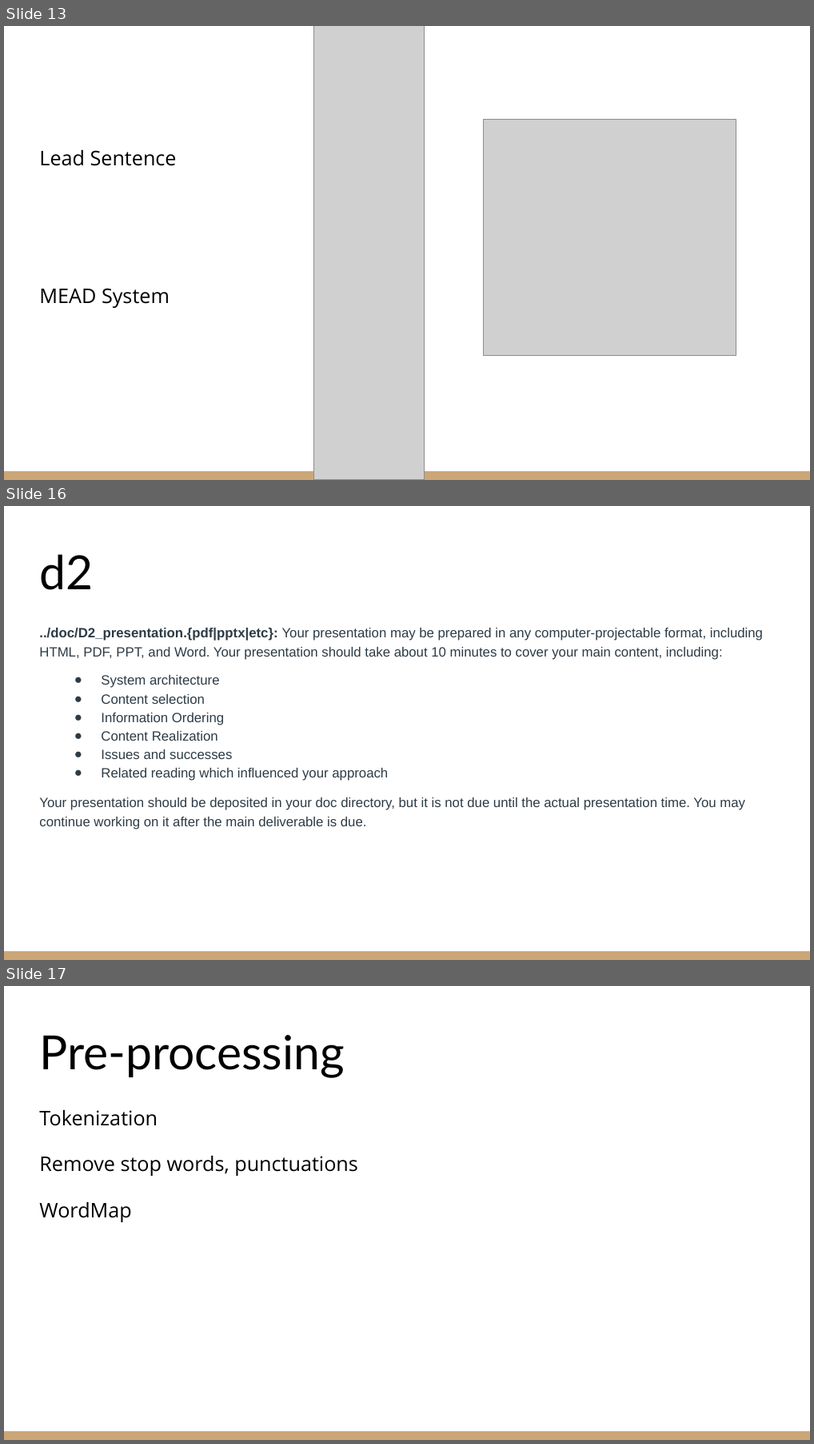
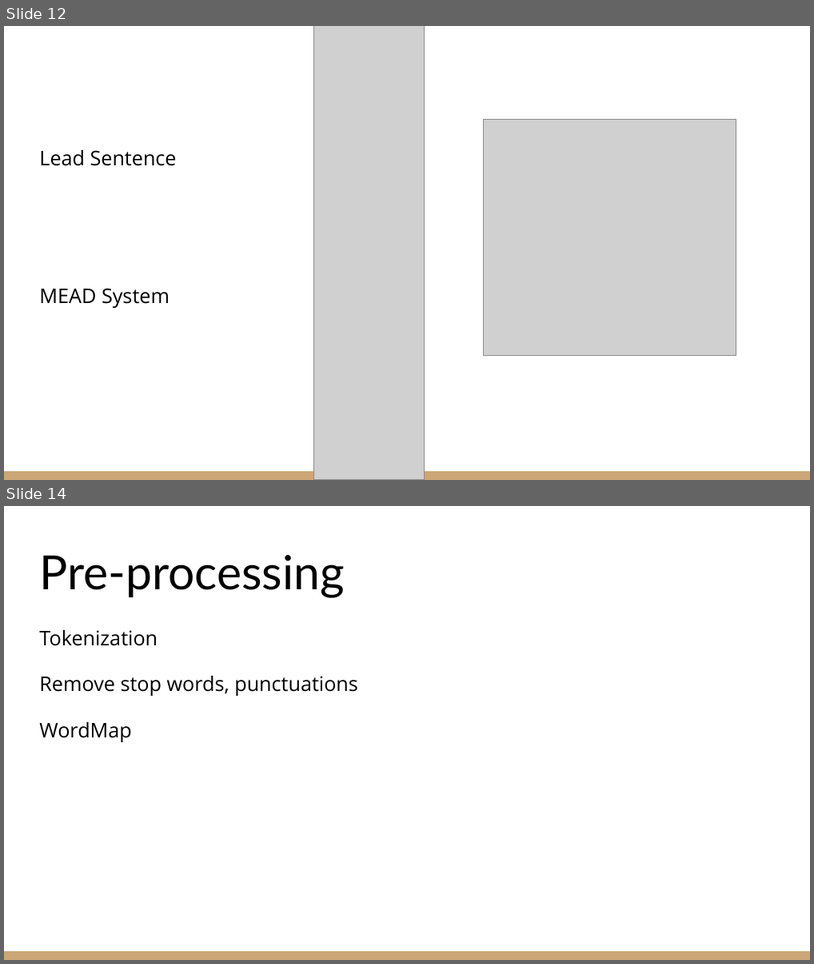
Before and after one commit to zoew2/CGJZ, a slide deck: doc/573D2.pptx. Shown one above the other, each under a label of ours: slides 13, 16 and 17 before the commit, slides 12 and 14 after it; the slides between them are not shown. The pictures are 814x1444 and 814x964 pixels, drawn with LibreOffice and Linux fonts; fonts in the diff are those of the drawing; grey boxes stand for pictures. Boxes give left, top, right and bottom in pixels: in the first picture for what was removed or moved away, otherwise in the second. Text is boxed around its words. In the diff, an @@ line names an element or a change of style, - is before the commit and + after.

Commit message:
Updates to presentation

```diff
--- a/doc/573D2.pptx
+++ b/doc/573D2.pptx
@@ slide 16 removed at [4, 506, 810, 960], background #FFFFFF; not listed: 1 template element that a slide beside it also shows @@
@@ title removed at [39, 554, 93, 590] @@
-d2
@@ text removed at [39, 628, 763, 829] @@
-../doc/D2_presentation.{pdf|pptx|etc}: Your presentation may be prepared in any computer-projectable format, including HTML, PDF, PPT, and Word. Your presentation should take about 10 minutes to cover your main content, including:
-● System architecture
-● Content selection
-● Information Ordering
-● Content Realization
-● Issues and successes
-● Related reading which influenced your approach
-Your presentation should be deposited in your doc directory, but it is not due until the actual presentation time. You may continue working on it after the main deliverable is due.
@@ what was slide 13 is now slide 12 @@
@@ what was slide 17 is now slide 14 @@
```
Also in this commit, not shown: 2 other slides removed.
